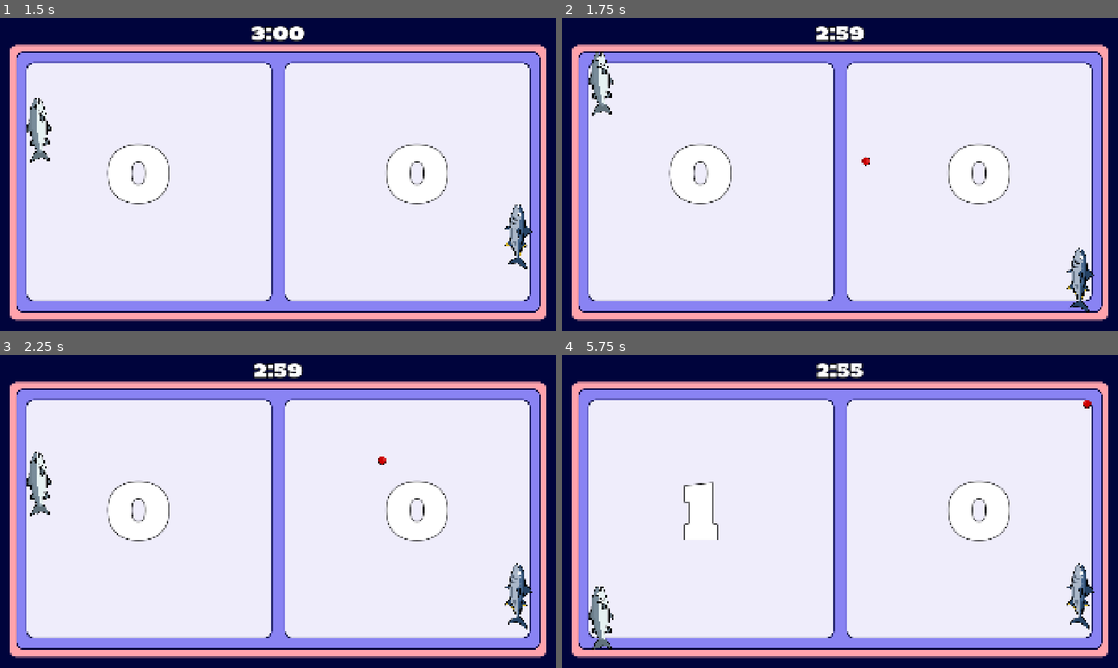
Above: before the commit, frames 1-4 (two rows, left to right).
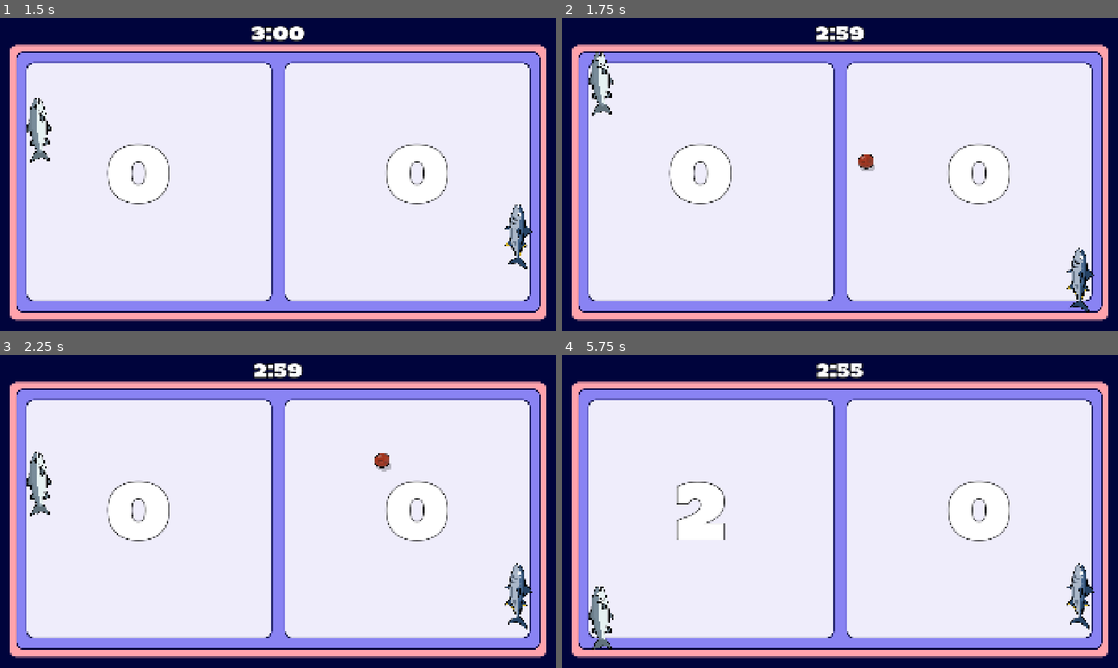
Above: after the commit, the same moments.

Repository: Jurinich/GDSG-WS-semester-project
Game: Godot game, scene res://scenes/main_menu.tscn
Same seed, same stepped clock (60 frames per second), same inputs: the game is played once before the commit and once after it.
Inputs (mouse positions are in pixels of both pictures, inside the frame that each line leads up to):
- Up to frame 1 (1.5 s): click "Start Game" at 0.5 s; tap Enter at 1.25 s; move the mouse to (400, 158) at 1.27 s; hold W (upP1) from 1.28 s (still down); hold Down (downP2) from 1.28 s (still down)
- Up to frame 2 (1.75 s): keep holding W (upP1); keep holding Down (downP2)
- Up to frame 3 (2.25 s): move the mouse to (166, 527) at 2.02 s; release W (upP1) at 2.03 s; release Down (downP2) at 2.03 s; hold S (downP1) from 2.03 s (still down); tap Up (upP2) at 2.1 s
- Up to frame 4 (5.75 s): move the mouse to (895, 442) at 2.77 s; release S (downP1) at 2.78 s; hold Down (downP2) 2.78-3.53 s; hold W (upP1) 2.78-4.28 s; move the mouse to (812, 574) at 3.52 s; tap Up (upP2) at 3.6, 5.1 s; move the mouse to (1006, 558) at 4.27 s; hold Down (downP2) 4.28-5.03 s; hold S (downP1) from 4.28 s (still down); move the mouse to (673, 464) at 5.02 s

Frame 1 is identical in both runs. In frame 2, 0.1% of the frame differs, in the area x 53-57%, y 43-49%; in frame 3, 0.1%; in frame 4, 0.3%, in the area x 20-96%, y 14-60%.

Commit message:
ball shader

Diff:
--- a/gdsg-semester-project-w-2025-/project.godot
+++ b/gdsg-semester-project-w-2025-/project.godot
@@ -14,7 +14,7 @@
 
 [application]
 
-config/name="GDSGSemesterProjectW2025-"
+config/name="Kitty Pong"
 run/main_scene="uid://b7uldkmwrx85"
 config/features=PackedStringArray("4.6", "Forward Plus")
 config/icon="res://icon.svg"
@@ -118,3 +118,7 @@
 "events": [Object(InputEventKey,"resource_local_to_scene":false,"resource_name":"","device":0,"window_id":0,"alt_presse …(194 unchanged characters)…
 ]
 }
+
+[rendering]
+
+environment/defaults/default_environment="uid://cfxddqctu715q"
--- /dev/null
+++ b/gdsg-semester-project-w-2025-/resources/environment.tres
@@ -0,0 +1,3 @@
+[gd_resource type="Environment" format=3 uid="uid://cfxddqctu715q"]
+
+[resource]
--- /dev/null
+++ b/gdsg-semester-project-w-2025-/resources/materials/ball_material.tres
@@ -0,0 +1,101 @@
+[gd_resource type="ShaderMaterial" format=3 uid="uid://b2ageub7gijhn"]
+
+[ext_resource type="Texture2D" uid="uid://c2npr7m8vcvk3" path="res://assets/sprites/Ball/ball_mask.png" id="2_xyuo1"]
+[ext_resource type="Texture2D" uid="uid://c4xkgj2ekohpk" path="res://assets/sprites/Ball/ball_texture.png" id="3_qkt5u"]
+
+[sub_resource type="Shader" id="Shader_xyuo1"]
+code = "shader_type canvas_item;
+
+uniform sampler2D tile_texture : source_color;
+uniform sampler2D mask_texture : source_color;
+
+uniform vec2 tiling = vec2(1.0);
+uniform float fisheye_strength = 25.0;
+uniform float fisheye_radius = 2.0;
+uniform float strech_speed_min = 500.0;
+uniform float strech_speed_max = 1000.0;
+uniform float stretch_amount = 0.25;
+
+uniform vec2 tile_offset = vec2(0.0);
+uniform vec2 velocity = vec2(0.0, 0.0);
+
+float get_stretch_factor() {
+	float speed = length(velocity);
+	float speed_diff = speed - strech_speed_min;
+	return clamp(speed_diff / (strech_speed_max - strech_speed_min), 0.0, 1.0);
+}
+
+void vertex() {
+	vec2 direction = normalize(velocity);
+	float stretch_factor = get_stretch_factor();
+	if (stretch_factor > 0.0) {
+		float stretch = 1.0 + stretch_factor * stretch_amount;
+
+		vec2 up = vec2(-direction.y, direction.x);
+		float x = dot(VERTEX, direction);
+		float y = dot(VERTEX, up);
+		x *= stretch;
+
+		VERTEX = direction * x + up * y;
+	}
+}
+
+vec2 fisheye(vec2 uv) {
+	vec2 centered = uv - vec2(0.5);
+
+	float r = length(centered);
+	float radius = fisheye_radius;
+
+	float t = clamp(r / radius, 0.0, 1.0);
+	float influence = 1.0 - smoothstep(0.0, 1.0, t);
+
+	float factor = 1.0 + fisheye_strength * influence * t * t;
+	centered *= factor;
+	return centered + vec2(0.5);
+}
+
+void fragment() {
+	vec4 overlay = texture(TEXTURE, UV);
+	float mask = texture(mask_texture, UV).r;
+
+	vec2 tile_uv = fisheye(UV) + tile_offset;
+	vec4 color = vec4(0.0);
+
+	float stretch_factor = get_stretch_factor();
+	if (stretch_factor > 0.0) {
+		vec2 direction = normalize(velocity);
+		vec2 pixel_dir = direction * TEXTURE_PIXEL_SIZE * stretch_factor * 30.0;
+
+		int samples = 8;
+		for (int i = 0; i < samples; i++) {
+			float t = float(i) / float(samples) - 0.5;
+			vec2 sample_uv = fisheye(UV + pixel_dir * t) + tile_offset;
+			color += texture(tile_texture, fract(sample_uv * tiling));
+		}
+		color /= float(samples);
+	} else {
+		color = texture(tile_texture, fract(tile_uv * tiling));
+	}
+
+	color.a *= step(0.5, mask);
+	if (color.a > 0.0) {
+		COLOR = mix(color, overlay, overlay.a);
+	} else {
+		COLOR = overlay;
+	}
+}
+"
+
+[resource]
+resource_local_to_scene = true
+shader = SubResource("Shader_xyuo1")
+shader_parameter/tile_texture = ExtResource("3_qkt5u")
+shader_parameter/mask_texture = ExtResource("2_xyuo1")
+shader_parameter/tiling = Vector2(0.5, 0.5)
+shader_parameter/fisheye_strength = 25.0
+shader_parameter/fisheye_radius = 2.0
+shader_parameter/strech_speed_min = 500.0
+shader_parameter/strech_speed_max = 1000.0
+shader_parameter/stretch_amount = 0.25
+shader_parameter/tile_offset = Vector2(0, 0)
+shader_parameter/velocity = Vector2(0, 0)
--- /dev/null
+++ b/gdsg-semester-project-w-2025-/resources/materials/ball_shader.gdshader
@@ -0,0 +1,74 @@
+shader_type canvas_item;
+
+uniform sampler2D tile_texture : source_color;
+uniform sampler2D mask_texture : source_color;
+
+uniform vec2 tiling = vec2(1.0);
+uniform float fisheye_strength = 2.0;
+uniform float strech_speed_min = 500.0;
+uniform float strech_speed_max = 1000.0;
+uniform float stretch_amount = 0.25;
+
+uniform vec2 tile_offset = vec2(0.0);
+uniform vec2 velocity = vec2(0.0, 0.0);
+
+float get_stretch_factor() {
+	float speed = length(velocity);
+	float speed_diff = speed - strech_speed_min;
+	return clamp(speed_diff / (strech_speed_max - strech_speed_min), 0.0, 1.0);
+}
+
+void vertex() {
+	vec2 direction = normalize(velocity);
+	float stretch_factor = get_stretch_factor();
+	if (stretch_factor > 0.0) {
+		float stretch = 1.0 + stretch_factor * stretch_amount;
+
+		vec2 up = vec2(-direction.y, direction.x);
+		float x = dot(VERTEX, direction);
+		float y = dot(VERTEX, up);
+		x *= stretch;
+
+		VERTEX = direction * x + up * y;
+	}
+}
+
+vec2 fisheye(vec2 uv) {
+	vec2 centered = uv - vec2(0.5);
+
+	float r = length(centered);
+	float factor = 1.0 + fisheye_strength * r * r;
+	centered *= factor;
+	return centered + vec2(0.5);
+}
+
+void fragment() {
+	vec4 overlay = texture(TEXTURE, UV);
+	float mask = texture(mask_texture, UV).r;
+
+	vec2 tile_uv = fisheye(UV) + tile_offset;
+	vec4 color = vec4(0.0);
+
+	float stretch_factor = get_stretch_factor();
+	if (stretch_factor > 0.0) {
+		vec2 direction = normalize(velocity);
+		vec2 pixel_dir = direction * TEXTURE_PIXEL_SIZE * stretch_factor * 30.0;
+
+		int samples = 8;
+		for (int i = 0; i < samples; i++) {
+			float t = float(i) / float(samples) - 0.5;
+			vec2 sample_uv = fisheye(UV + pixel_dir * t) + tile_offset;
+			color += texture(tile_texture, fract(sample_uv * tiling));
+		}
+		color /= float(samples);
+	} else {
+		color = texture(tile_texture, fract(tile_uv * tiling));
+	}
+
+	color.a *= step(0.5, mask);
+	if (color.a > 0.0) {
+		COLOR = mix(color, overlay, overlay.a);
+	} else {
+		COLOR = overlay;
+	}
+}
--- a/gdsg-semester-project-w-2025-/scenes/ball.tscn
+++ b/gdsg-semester-project-w-2025-/scenes/ball.tscn
@@ -1,18 +1,30 @@
 [gd_scene format=3 uid="uid://bhb0kygy35pj3"]
 
 [ext_resource type="Script" uid="uid://rveu54nvto23" path="res://scripts/ball.gd" id="1_cxlvu"]
-[ext_resource type="Texture2D" uid="uid://si6akrmi3ca8" path="res://assets/ball.png" id="2_cxlvu"]
+[ext_resource type="Texture2D" uid="uid://bbrbfitp00t4k" path="res://assets/sprites/Items/shadow.png" id="2_4dx81"]
+[ext_resource type="Material" uid="uid://b2ageub7gijhn" path="res://resources/materials/ball_material.tres" id="2_f7cbr"]
+[ext_resource type="Texture2D" uid="uid://cb48vgvjrx551" path="res://assets/sprites/Ball/ball_overlay.png" id="3_f7cbr"]
 
 [sub_resource type="CircleShape2D" id="CircleShape2D_cxlvu"]
-radius = 14.0
+radius = 27.0
 
 [node name="Ball" type="CharacterBody2D" unique_id=1018465714]
 collision_mask = 14
 script = ExtResource("1_cxlvu")
 
-[node name="Sprite2D" type="Sprite2D" parent="." unique_id=21687957]
+[node name="Visuals" type="Node2D" parent="." unique_id=243606603]
+
+[node name="Shadow" type="Sprite2D" parent="Visuals" unique_id=1351553324]
+self_modulate = Color(0, 0, 0, 0.38039216)
+position = Vector2(6, 7)
 scale = Vector2(0.5, 0.5)
-texture = ExtResource("2_cxlvu")
+texture = ExtResource("2_4dx81")
+
+[node name="Ball" type="Sprite2D" parent="Visuals" unique_id=21687957]
+material = ExtResource("2_f7cbr")
+scale = Vector2(0.5, 0.5)
+texture = ExtResource("3_f7cbr")
 
 [node name="CollisionShape2D" type="CollisionShape2D" parent="." unique_id=900141556]
+visible = false
 shape = SubResource("CircleShape2D_cxlvu")
--- a/gdsg-semester-project-w-2025-/scenes/game.tscn
+++ b/gdsg-semester-project-w-2025-/scenes/game.tscn
@@ -196,36 +196,6 @@
 shape = SubResource("RectangleShape2D_lbhrr")
 
 [node name="ForegroundUILayer" type="CanvasLayer" parent="." unique_id=1084581396]
-layer = -1
-
-[node name="HBoxContainer" type="HBoxContainer" parent="ForegroundUILayer" unique_id=237591177]
-anchors_preset = -1
-anchor_right = 1.0
-anchor_bottom = 0.994
-offset_bottom = 0.47998047
-
-[node name="ScoreRight" type="Label" parent="ForegroundUILayer/HBoxContainer" unique_id=312316445]
-layout_mode = 2
-size_flags_horizontal = 3
-size_flags_vertical = 1
-theme = ExtResource("5_dinhu")
-theme_override_font_sizes/font_size = 256
-text = "0"
-horizontal_alignment = 1
-vertical_alignment = 1
-script = ExtResource("6_p57ef")
-
-[node name="ScoreLeft" type="Label" parent="ForegroundUILayer/HBoxContainer" unique_id=1940990595]
-layout_mode = 2
-size_flags_horizontal = 3
-size_flags_vertical = 1
-theme = ExtResource("5_dinhu")
-theme_override_font_sizes/font_size = 256
-text = "0"
-horizontal_alignment = 1
-vertical_alignment = 1
-script = ExtResource("6_p57ef")
-left_player = true
 
 [node name="TimeLabel" type="Label" parent="ForegroundUILayer" unique_id=297263883]
 anchors_preset = 5
@@ -259,6 +229,38 @@
 [node name="PauseMenu" parent="ForegroundUILayer" unique_id=1402068368 instance=ExtResource("8_458eo")]
 visible = false
 
+[node name="BackgroundUILayer" type="CanvasLayer" parent="." unique_id=163368148]
+layer = -1
+
+[node name="HBoxContainer" type="HBoxContainer" parent="BackgroundUILayer" unique_id=516167396]
+anchors_preset = -1
+anchor_right = 1.0
+anchor_bottom = 0.994
+offset_bottom = 0.47998047
+
+[node name="ScoreRight" type="Label" parent="BackgroundUILayer/HBoxContainer" unique_id=377718216]
+layout_mode = 2
+size_flags_horizontal = 3
+size_flags_vertical = 1
+theme = ExtResource("5_dinhu")
+theme_override_font_sizes/font_size = 256
+text = "0"
+horizontal_alignment = 1
+vertical_alignment = 1
+script = ExtResource("6_p57ef")
+
+[node name="ScoreLeft" type="Label" parent="BackgroundUILayer/HBoxContainer" unique_id=1923181898]
+layout_mode = 2
+size_flags_horizontal = 3
+size_flags_vertical = 1
+theme = ExtResource("5_dinhu")
+theme_override_font_sizes/font_size = 256
+text = "0"
+horizontal_alignment = 1
+vertical_alignment = 1
+script = ExtResource("6_p57ef")
+left_player = true
+
 [node name="BackgroundLayer" type="CanvasLayer" parent="." unique_id=1144167311]
 layer = -2
 
--- a/gdsg-semester-project-w-2025-/scripts/ball.gd
+++ b/gdsg-semester-project-w-2025-/scripts/ball.gd
@@ -6,16 +6,24 @@
 @export var VELOCITY_THRESHOLD: float = 50.0
 @export var PADDLE_DIRECTION_INFLUENCE: float = 0.45
 @export var PADDLE_SPEED_INFLUENCE: float = 0.0
-@export var MIN_SCALE: float = 0.75
+@export var MIN_SCALE: float = 0.5
 @export var MAX_SCALE: float = 2
+@export var ROLL_SPEED: float = 0.01
+
+@export var SQUISH_AMOUNT: float = 0.8
+@export var STRETCH_AMOUNT: float = 1.2
+@export var SQUISH_TIME: float = 0.08
 
 var current_scale: float = 1.0
 var current_speed: float
 var last_hit_by: CharacterBody2D = player_1
 var is_split_spawn: bool = false
 var size_multiplier: float = 1.0
+var tile_offset := Vector2.ZERO
 
-@onready var sprite: Sprite2D = $Sprite2D
+@onready var sprite: Sprite2D = $Visuals/Ball
+@onready var sprite_wrapper: Node2D = $Visuals
+@onready var sprite_material: ShaderMaterial = $Visuals/Ball.material
 @onready var collision_shape: CollisionShape2D = $CollisionShape2D
 @onready var border_sound: AudioStreamPlayer = $"../border sound"
 @onready var fish_paddle_sound: AudioStreamPlayer = $"../fish paddle sound"
@@ -26,7 +34,6 @@
 
 func _ready():
 	current_speed = 150.0
-	collision_shape.shape = collision_shape.shape.duplicate()
 	add_to_group("balls")
 	last_hit_by = player_1
 	print("Balls ", last_hit_by)
@@ -36,8 +43,9 @@
 		launch_ball()
 
 func _process(delta: float) -> void:
-	var multiplier: float = -1 if velocity.x < 0 else 1;
-	sprite.rotate(multiplier * delta * current_speed * 0.02);
+	tile_offset -= velocity * delta * ROLL_SPEED
+	sprite_material.set_shader_parameter("tile_offset", tile_offset);
+	sprite_material.set_shader_parameter("velocity", velocity);
 
 func launch_ball():
 	last_hit_by = player_1
--- a/gdsg-semester-project-w-2025-/scripts/items/split_all_balls.gd
+++ b/gdsg-semester-project-w-2025-/scripts/items/split_all_balls.gd
@@ -2,7 +2,7 @@
 
 @export var split_amount: int = 0
 
-func apply_effect(_player: CharacterBody2D, triggering_ball: Ball = null):
+func apply_effect(_player: CharacterBody2D, _triggering_ball: Ball = null):
 	var spawner = get_tree().get_first_node_in_group("ball_spawner")
 
 	if spawner and spawner.has_method("split_all_active_balls"):
Binary file added: gdsg-semester-project-w-2025-/assets/sprites/Ball/ball_mask.png
Not shown, added: gdsg-semester-project-w-2025-/assets/sprites/Ball/ball_mask.png.import
Binary file added: gdsg-semester-project-w-2025-/assets/sprites/Ball/ball_overlay.png
Not shown, added: gdsg-semester-project-w-2025-/assets/sprites/Ball/ball_overlay.png.import
Binary file added: gdsg-semester-project-w-2025-/assets/sprites/Ball/ball_texture.png
Not shown, added: gdsg-semester-project-w-2025-/assets/sprites/Ball/ball_texture.png.import
Not shown, added: gdsg-semester-project-w-2025-/resources/materials/ball_shader.gdshader.uid
Not shown, added: gdsg-semester-project-w-2025-/assets/sprites/Ball/ball_texture.png~
